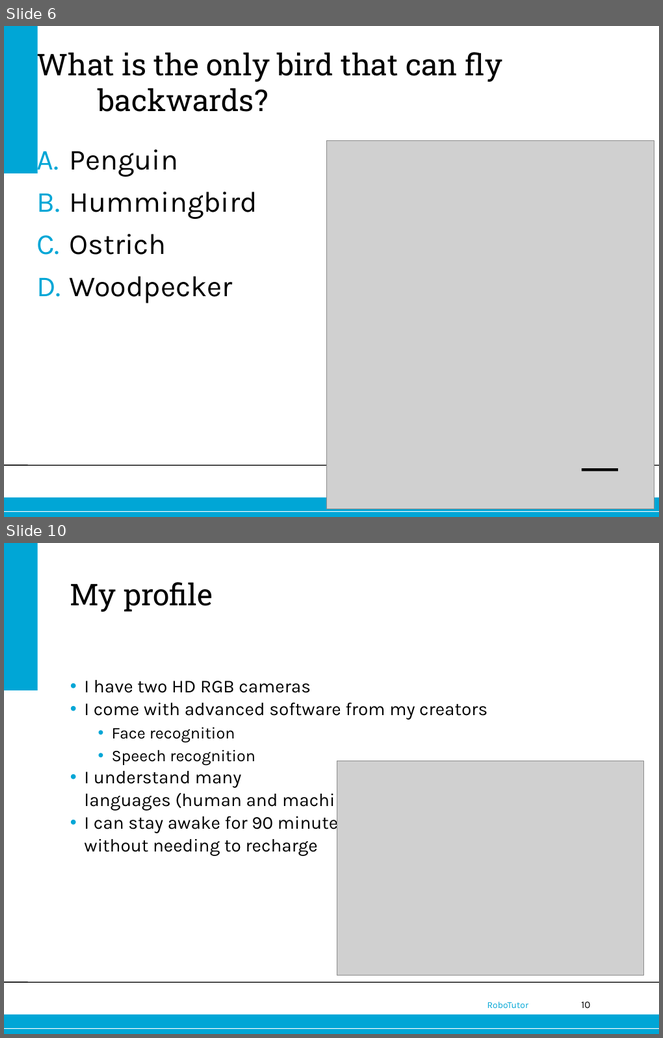
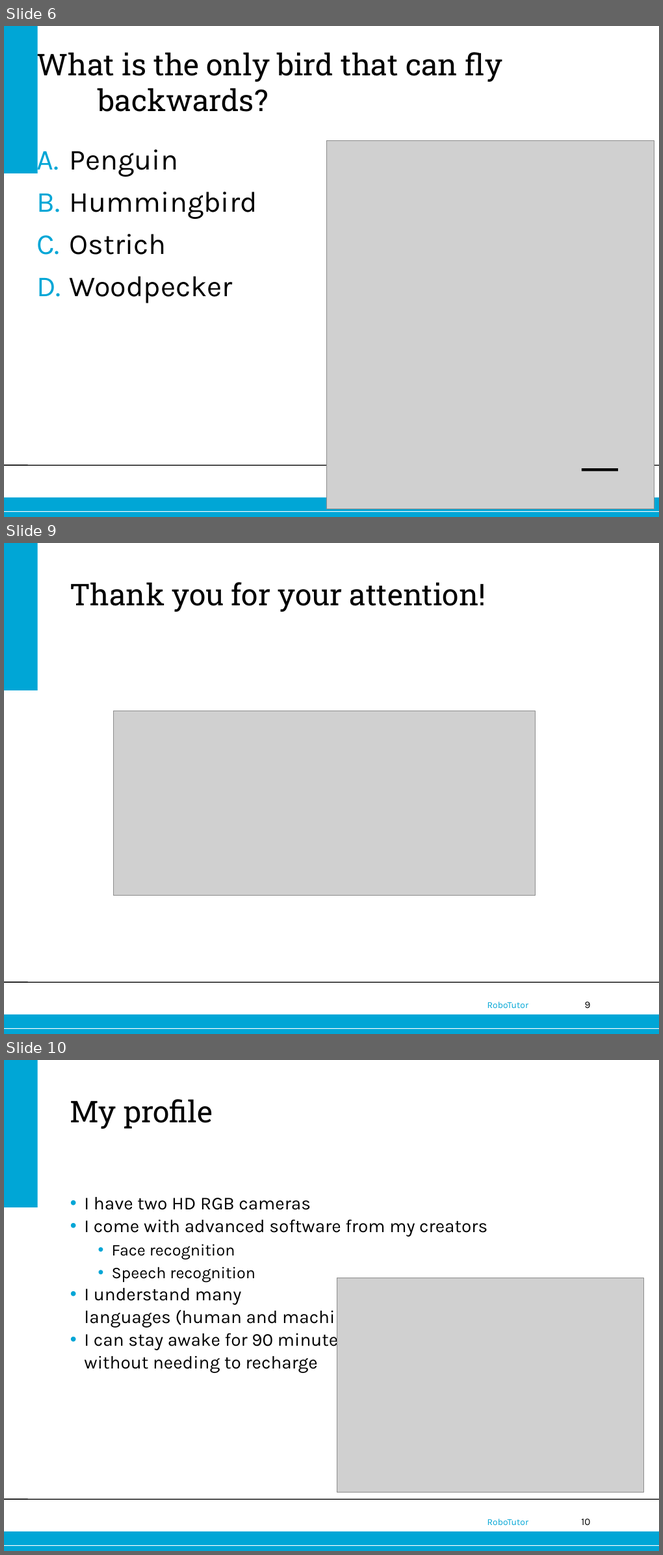
Before and after one commit to jettan/robotutor, a slide deck: Nao.ppt. Shown one above the other, each under a label of ours: slides 6 and 10 before the commit, slides 6, 9 and 10 after it; the slides between them are not shown. The pictures are 663x1038 and 663x1555 pixels, drawn with LibreOffice and Linux fonts; fonts in the diff are those of the drawing; grey boxes stand for pictures; background and template pictures are left out. Boxes give left, top, right and bottom in pixels: in the first picture for what was removed or moved away, otherwise in the second. Text is boxed around its words. In the diff, an @@ line names an element or a change of style, - is before the commit and + after.

```diff
--- a/Nao.ppt
+++ b/Nao.ppt
@@ slide 9 added at (4,543,659,1034), background #FFFFFF; not listed: 6 template elements that a slide beside it also shows @@
@@ title added at (70,582,486,612), 33 pt, text #000000 @@
+Thank you for your attention!
@@ picture added at (113,711,535,896) @@
```
Also in this commit, not shown: 2 slides changed, 1 slide removed, 3 other files.
